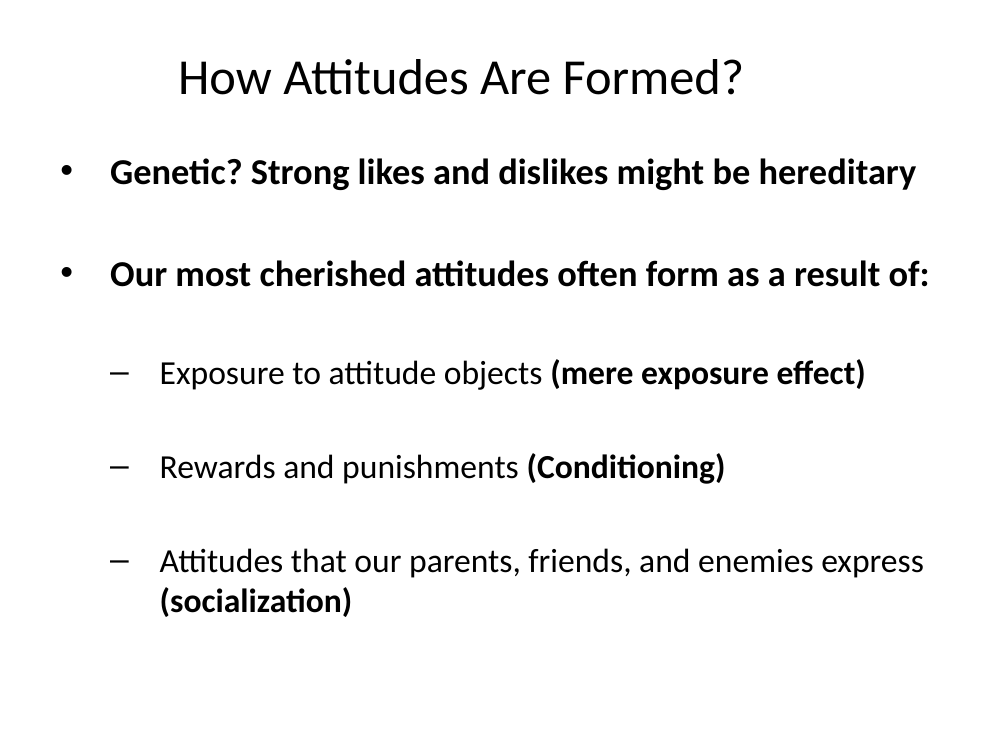
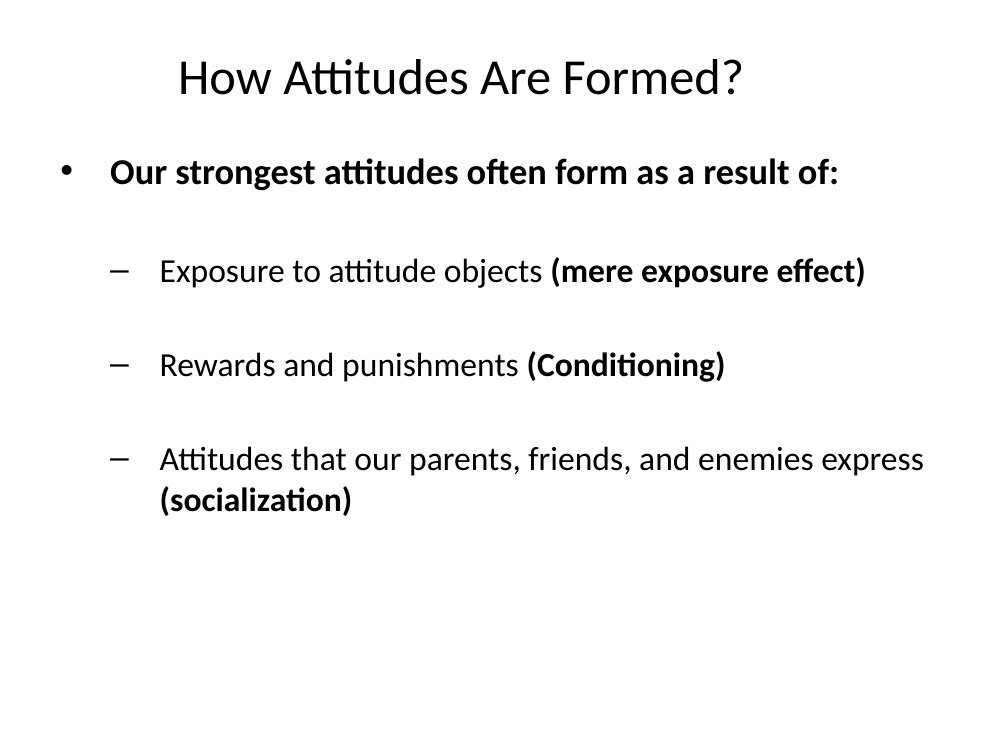
Before and after one commit to npm27/Teaching-Materials, a slide deck: slide 6 of Social Psych/Slides/7 Attitudes.pptx. Drawn at 1008x756 pixels with LibreOffice and Linux fonts; fonts in the diff are those of the drawing. Boxes give left, top, right and bottom in pixels: in the first picture for what was removed or moved away, otherwise in the second. Text is boxed around its words. In the diff, an @@ line names an element or a change of style, - is before the commit and + after.

```diff
--- a/Social Psych/Slides/7 Attitudes.pptx
+++ b/Social Psych/Slides/7 Attitudes.pptx
@@ text at bbox=[110, 158, 839, 190]: text changed @@
-• Genetic? Strong likes and dislikes might be hereditary
-• Our most cherished attitudes often form as a result of:
+• Our strongest attitudes often form as a result of:
```
Also in this commit, not shown: 7 other slides changed, 1 other file.
